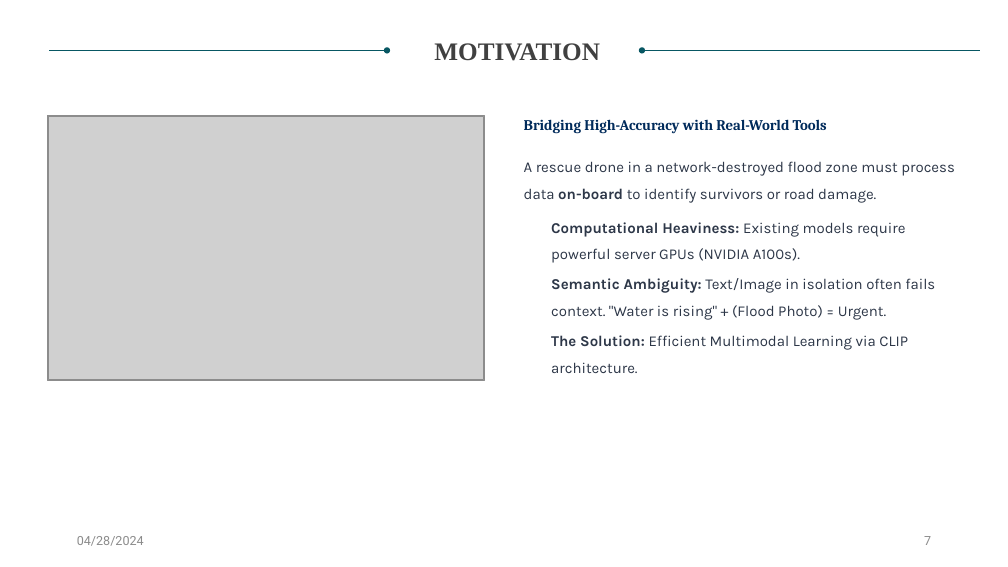
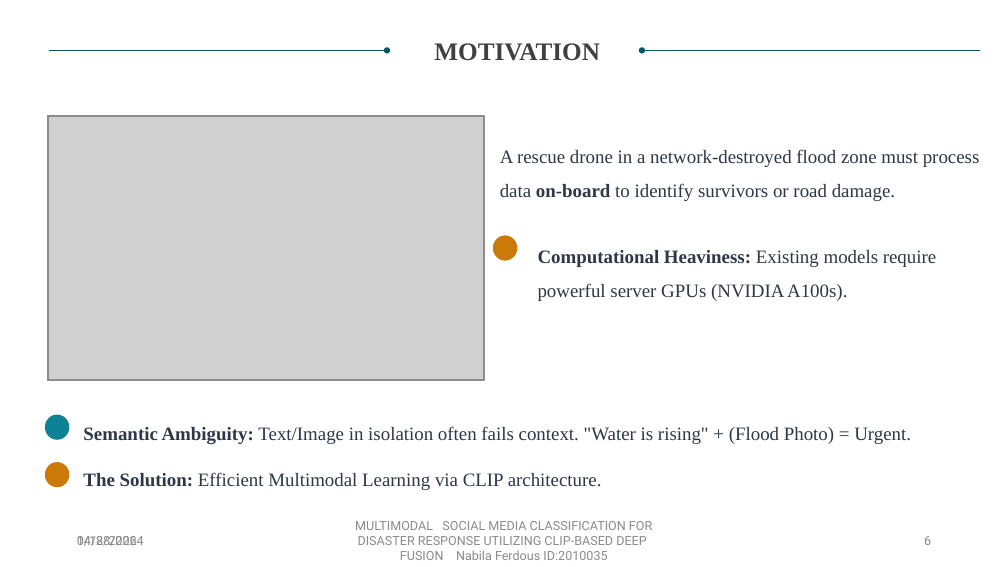
Before and after one commit to NabilaFerdousPrapty/LifeLine, a slide deck: slide 6 of proposal/2010035.pptx (slide 7 before the commit). Drawn at 1008x567 pixels with LibreOffice and Linux fonts; fonts in the diff are those of the drawing; grey boxes stand for pictures; background and template pictures are left out. Boxes give left, top, right and bottom in pixels: in the first picture for what was removed or moved away, otherwise in the second. Text is boxed around its words. In the diff, an @@ line names an element or a change of style, - is before the commit and + after.

```diff
--- a/proposal/2010035.pptx
+++ b/proposal/2010035.pptx
@@ text removed at (524, 119, 827, 134) @@
-Bridging High-Accuracy with Real-World Tools
@@ text "A rescue drone in a ...": place and size @@
-text "A rescue drone in a ..." at (524, 161, 954, 203)
+text "A rescue drone in a ..." at (500, 149, 980, 201)
@@ ellipse added at (493, 235, 517, 260), fill #CB7A09 @@
@@ text "Computational Heaviness: Existing models require ...": place and size @@
-text "Computational Heaviness: Existing models require ..." at (551, 222, 905, 263)
+text "Computational Heaviness: Existing models require ..." at (538, 250, 936, 301)
@@ ellipse added at (45, 414, 69, 439), fill #0D8295 @@
@@ text "Semantic Ambiguity: Text/Image in isolation ...": place and size @@
-text "Semantic Ambiguity: Text/Image in isolation ..." at (551, 278, 935, 320)
+text "Semantic Ambiguity: Text/Image in isolation ..." at (83, 426, 911, 444)
@@ ellipse added at (45, 462, 69, 487), fill #CB7A09 @@
@@ size 14.2 to 18 pt, font Karla to Times New Roman in 4 elements at (500, 149, 980, 201), (538, 250, 936, 301), (83, 426, 911, 444), (83, 472, 602, 490) @@
@@ text "The Solution: Efficient Multimodal Learning ...": place and size @@
-text "The Solution: Efficient Multimodal Learning ..." at (551, 335, 908, 373)
+text "The Solution: Efficient Multimodal Learning ..." at (83, 472, 602, 490)
@@ text added at (77, 536, 137, 546), 12 pt, text #8C8C8C @@
+1/18/2026
@@ text added at (355, 521, 652, 560), 12 pt, text #8C8C8C @@
+MULTIMODAL SOCIAL MEDIA CLASSIFICATION FOR DISASTER RESPONSE UTILIZING CLIP-BASED DEEP FUSION Nabila Ferdous ID:2010035
@@ page number at (924, 536, 931, 545): text changed @@
-7
+6
```
Also in this commit, not shown: 22 other slides changed, 6 slides added, 13 slides removed.
